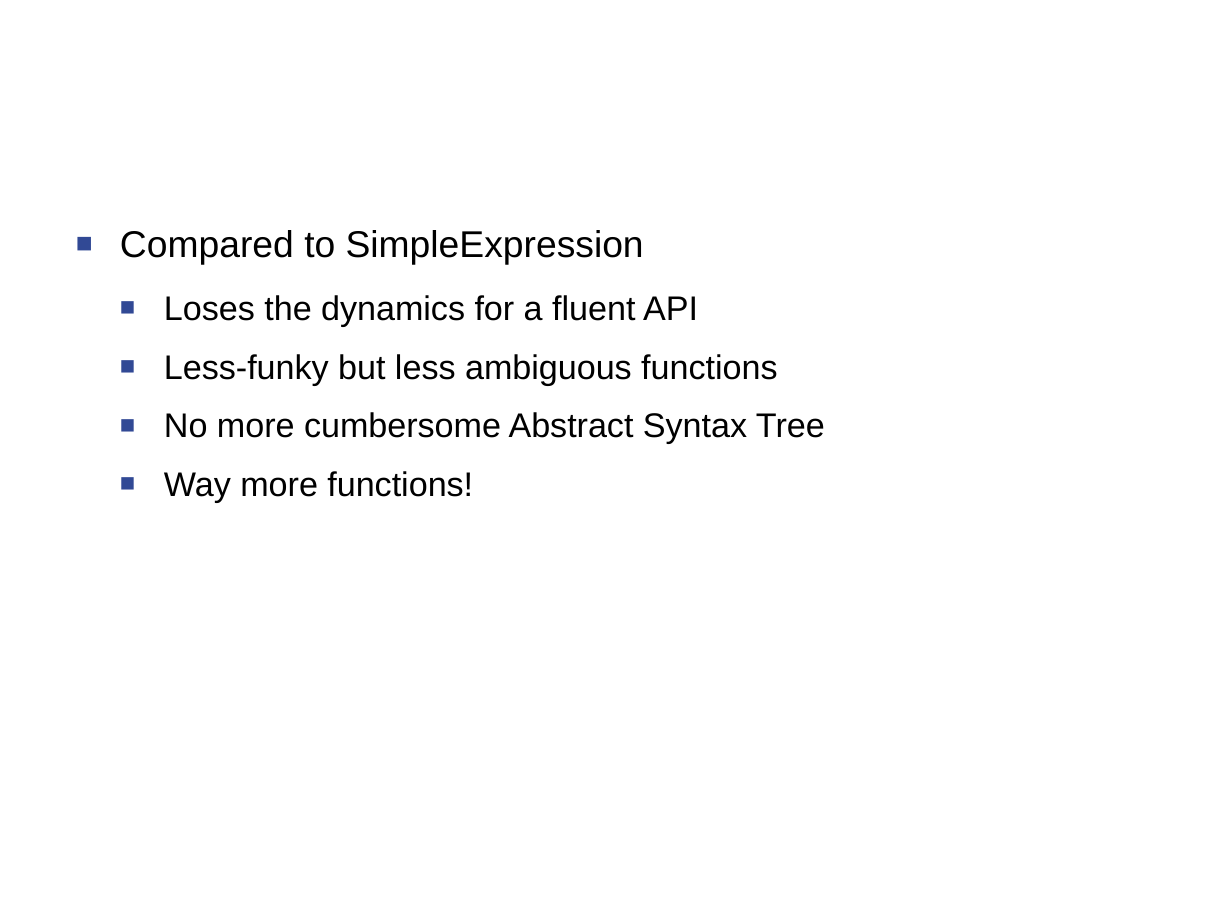
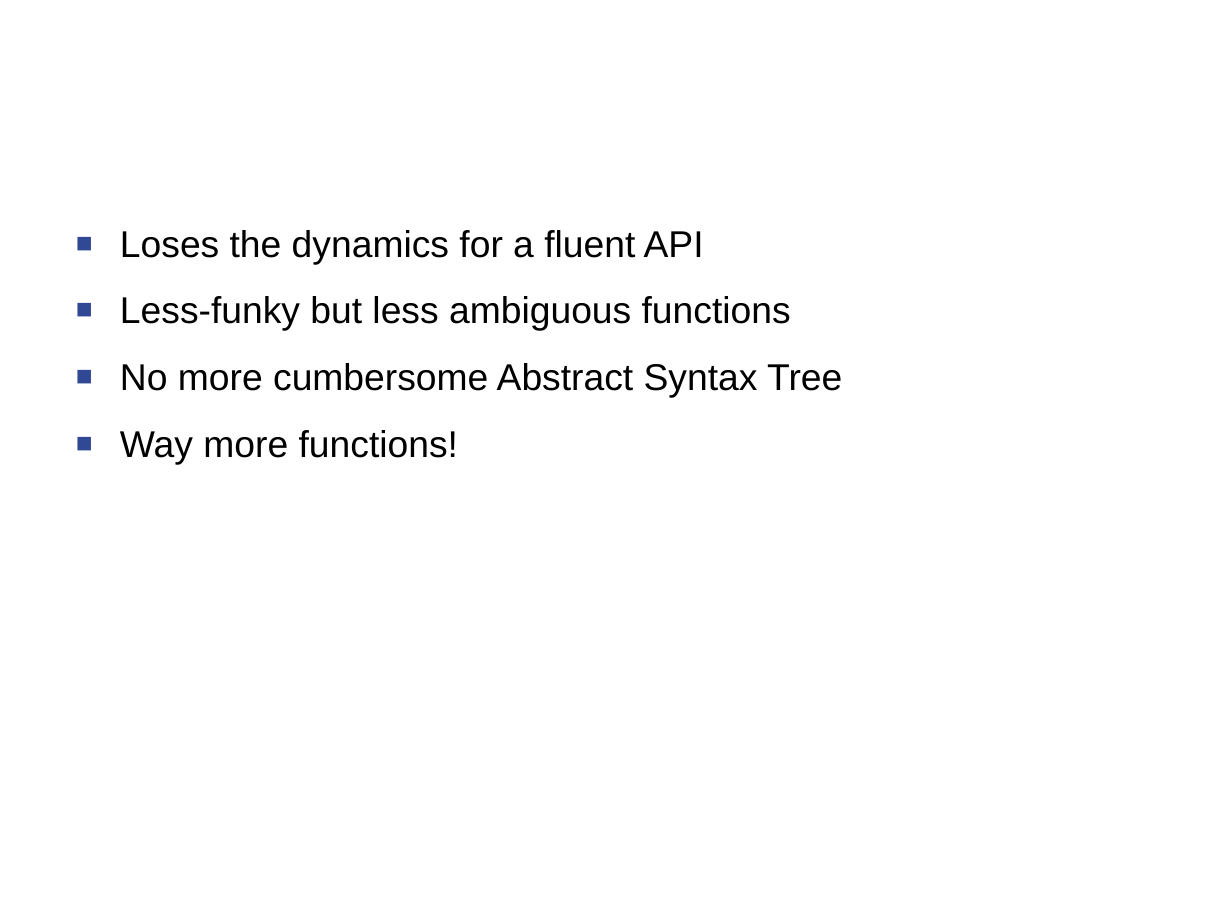
Before and after one commit to Timothep/Talk.LostInTranslation, a slide deck: slide 31 of LostInTranslation.odp (slide 30 before the commit). Drawn at 1232x924 pixels with LibreOffice and Linux fonts; fonts in the diff are those of the drawing; background and template pictures are left out. Boxes give left, top, right and bottom in pixels: in the first picture for what was removed or moved away, otherwise in the second. Text is boxed around its words. In the diff, an @@ line names an element or a change of style, - is before the commit and + after.

```diff
--- a/LostInTranslation.odp
+++ b/LostInTranslation.odp
@@ text "Loses the dynamics for a ..." at box(120, 230, 842, 465): size 22 to 24 pt; list level 2 to 1 in "Loses the dynamics for a ..."; list level 2 to 1 in "Less-funky but less ambiguous functions"; list level 2 to 1 in "No more cumbersome Abstract Syntax ..."; list level 2 to 1 in "Way more functions!" @@
@@ text at box(120, 230, 644, 265): paragraph removed @@
-■ Compared to SimpleExpression
```
Also in this commit, not shown: 16 other slides changed, 1 slide added.
